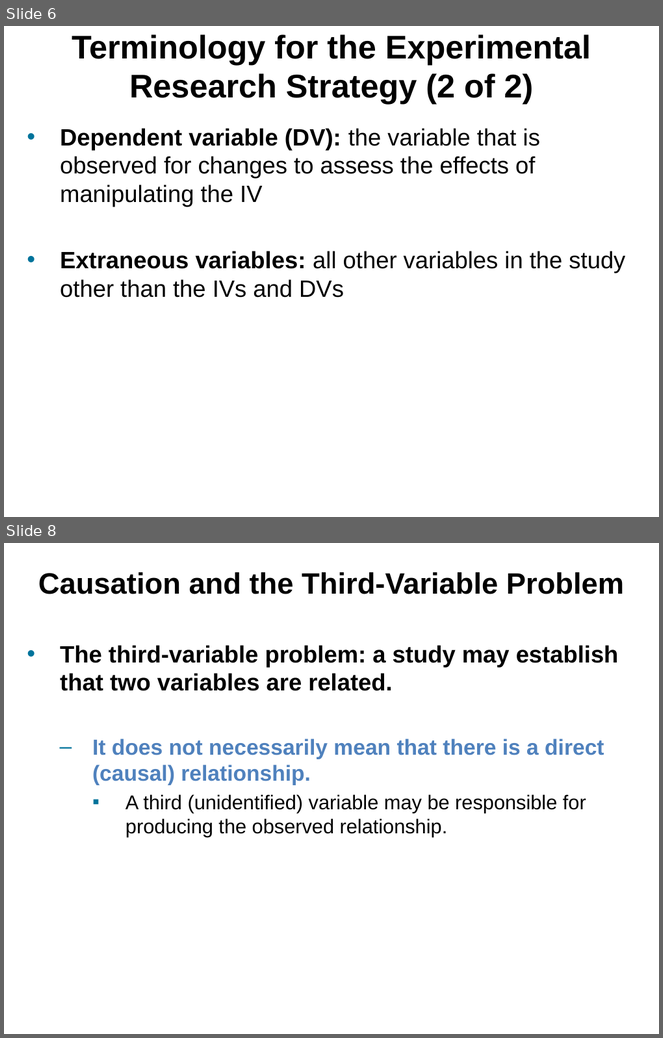
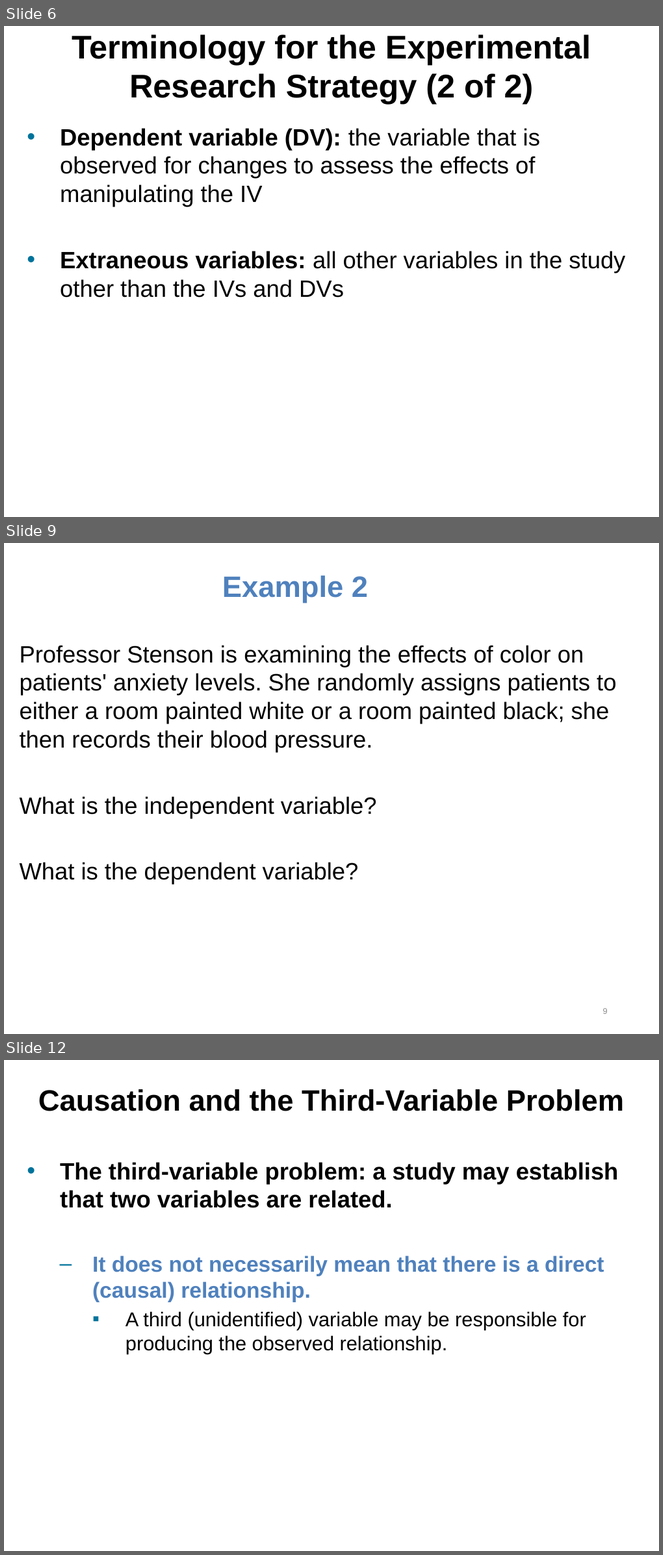
Before and after one commit to npm27/Teaching-Materials, a slide deck: Research Methods/Slides/Chapter 7.pptx. Shown one above the other, each under a label of ours: slides 6 and 8 before the commit, slides 6, 9 and 12 after it; the slides between them are not shown. The pictures are 663x1038 and 663x1555 pixels, drawn with LibreOffice and Linux fonts; fonts in the diff are those of the drawing. Boxes give left, top, right and bottom in pixels: in the first picture for what was removed or moved away, otherwise in the second. Text is boxed around its words. In the diff, an @@ line names an element or a change of style, - is before the commit and + after.

```diff
--- a/Research Methods/Slides/Chapter 7.pptx
+++ b/Research Methods/Slides/Chapter 7.pptx
@@ slide 9 added at (4,543,659,1034), background #FFFFFF @@
@@ title added at (222,575,368,603), 32.4 pt, text #4F81BD, bold @@
+Example 2
@@ text added at (20,645,616,885), 26 pt, text #000000 @@
+Professor Stenson is examining the effects of color on patients' anxiety levels. She randomly assigns patients to either a room painted white or a room painted black; she then records their blood pressure.
+What is the independent variable?
+What is the dependent variable?
@@ page number added at (603,1008,608,1014), 9 pt, text #8C8C8C @@
+9
@@ what was slide 8 is now slide 12 @@
```
Also in this commit, not shown: 2 slides changed, 7 other slides added, 3 slides removed.
